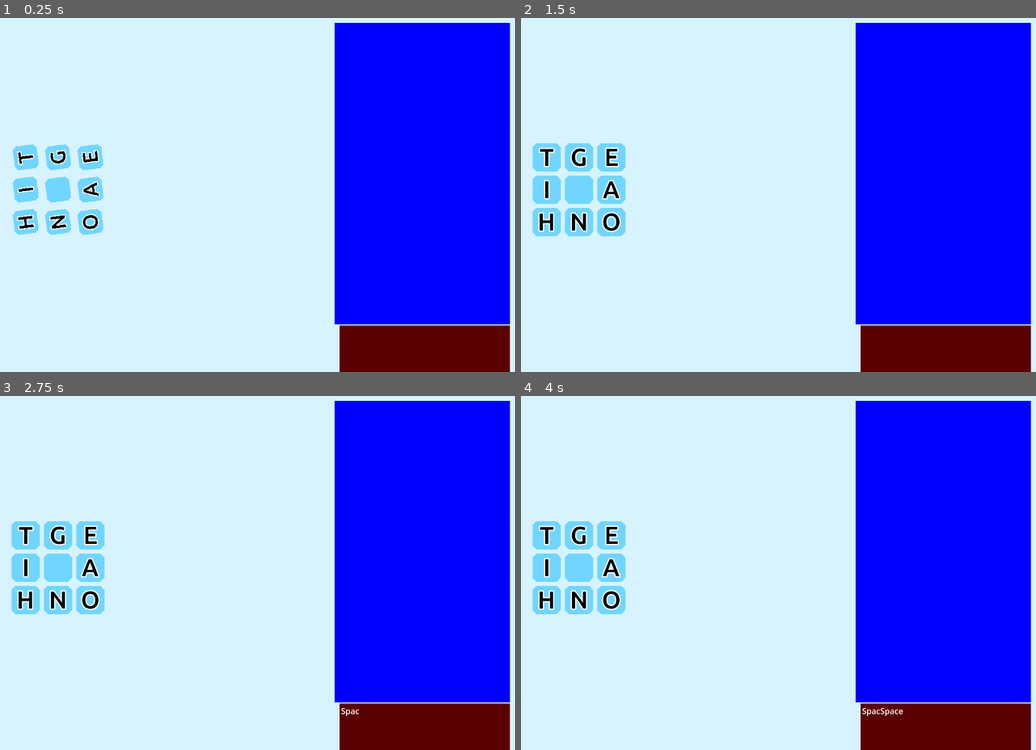
Above: before the commit, frames 1-4 (two rows, left to right).
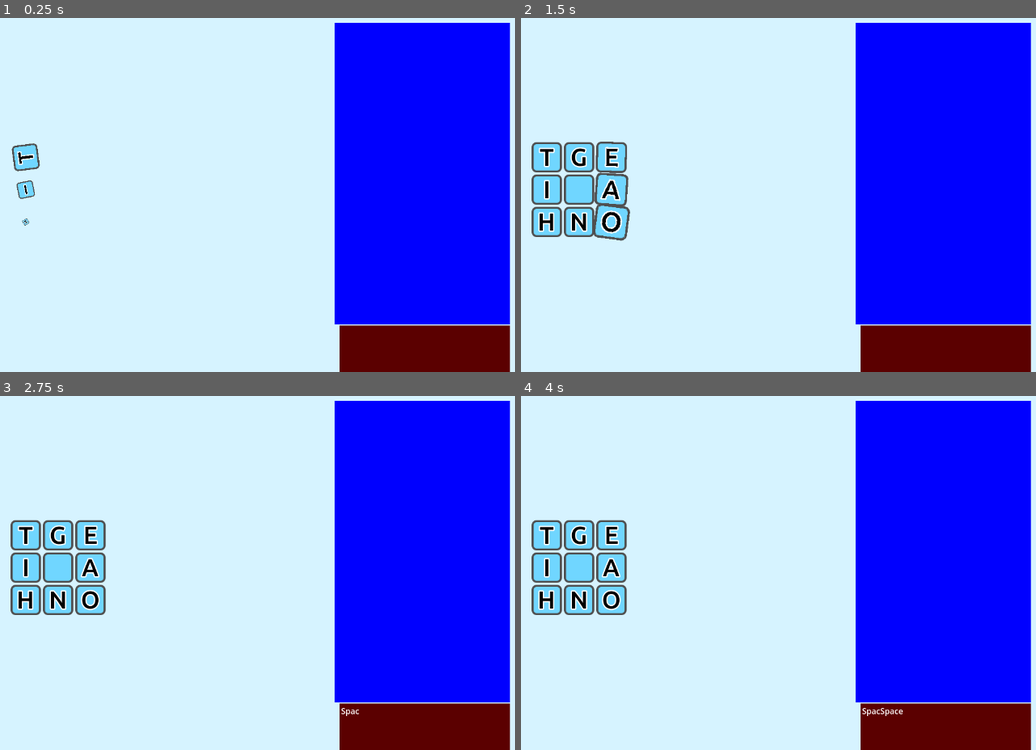
Above: after the commit, the same moments.

Repository: daoudclarke/word-search-extreme
Game: Godot game, scene res://word_search.tscn
Same seed, same stepped clock (60 frames per second), same inputs: the game is played once before the commit and once after it.
Inputs:
- Up to frame 1 (0.25 s): no input
- Up to frame 2 (1.5 s): tap Enter at 0.5, 0.6, 1.35 s
- Up to frame 3 (2.75 s): tap Space at 2 s; tap Backspace at 2.1 s; tap Enter at 2.3 s
- Up to frame 4 (4 s): tap Enter at 2.75, 2.85, 3.6 s; tap Space at 3.5 s

The runs differ from the first frame. In frame 1, 2.5% of the frame differs, in the area x 2-21%, y 35-62%; in frame 2, 1.6%; in frame 3, 1.3%; in frame 4, 1.3%.

Commit message:
Change graphics, ad delay

Diff:
--- a/letter.gd
+++ b/letter.gd
@@ -14,6 +14,7 @@
 @export var used_7_color: Color
 
 
+var delay: float
 var location: Vector2i
 var letter: String
 var status: int = 0
@@ -34,9 +35,11 @@
 	else:
 		letter = "BCDFGJKLMPQUVWXYZ"[randi_range(0, 16)]
 	set_status(0)
+	set_used_status(0)
 	set_letter(letter)
 	scale = Vector2(0, 0)
 	var tween = create_tween()
+	tween.tween_interval(delay)
 	tween.set_trans(Tween.TRANS_SINE)
 	tween.set_ease(Tween.EASE_OUT)
 	tween.tween_property(self, "scale", Vector2(1.2, 1.2), 0.5)
@@ -45,6 +48,7 @@
 
 	rotation = -2*PI
 	var tween2 = create_tween()
+	tween2.tween_interval(delay)
 	tween2.set_trans(Tween.TRANS_SINE)
 	tween2.set_ease(Tween.EASE_OUT)
 	tween2.tween_property(self, "rotation", 0.2, 0.5)
@@ -63,11 +67,12 @@
 		0: color = default_background_color
 		1: color = highlighted_color
 		2: color = current_color
-	$Tile.color = color
+	#$Tile.color = color
+	$Sprite2D.self_modulate = color
 
 	if status > 0:
 		$Label.label_settings = $Label.label_settings.duplicate()
-		$Label.label_settings.shadow_offset = Vector2(4, 3)
+		$Label.label_settings.shadow_offset = Vector2(5, 4)
 	else:
 		$Label.label_settings.shadow_offset = Vector2(0, 0)
 
@@ -82,7 +87,7 @@
 		2: color = used_5_color
 		3: color = used_7_color
 	z_index = 10 + used_status
-	$Outline.color = color
+	$Outline.self_modulate = color
 	queue_redraw()
 
 func set_letter(s: String):
--- a/letter.tscn
+++ b/letter.tscn
@@ -1,8 +1,10 @@
-[gd_scene load_steps=7 format=3 uid="uid://ju27lbhesixa"]
+[gd_scene load_steps=9 format=3 uid="uid://ju27lbhesixa"]
 
 [ext_resource type="Script" path="res://letter.gd" id="1_a0kmb"]
 [ext_resource type="FontFile" uid="uid://bkkfrghux07sr" path="res://Abaddon Bold.ttf" id="2_cja8l"]
 [ext_resource type="FontFile" uid="uid://ek174ejk72jh" path="res://Ubuntu-Medium.ttf" id="3_ke7xd"]
+[ext_resource type="Texture2D" uid="uid://vnx8c6h1skdm" path="res://tile.png" id="4_ibk8s"]
+[ext_resource type="Texture2D" uid="uid://c0qh122eimv6c" path="res://outline.png" id="5_4fsco"]
 
 [sub_resource type="StyleBoxFlat" id="StyleBoxFlat_u1qck"]
 corner_radius_top_left = 20
@@ -30,7 +32,7 @@
 default_background_color = Color(0.439216, 0.839216, 1, 1)
 highlighted_color = Color(0, 0.686275, 0.960784, 1)
 current_color = Color(0, 0.572549, 0.8, 1)
-unused_color = Color(0.439216, 0.839216, 1, 1)
+unused_color = Color(0.31, 0.31, 0.31, 1)
 used_color = Color(1, 0.439216, 0.65098, 1)
 used_5_color = Color(1, 0.278431, 0.556863, 1)
 used_7_color = Color(0.960784, 0, 0.368627, 1)
@@ -42,12 +44,8 @@
 theme = SubResource("Theme_sthtt")
 color = Color(0.772549, 0.686275, 0.643137, 1)
 
-[node name="Outline" type="Polygon2D" parent="."]
-z_index = 10
-color = Color(0.439216, 0.839216, 1, 1)
-polygon = PackedVector2Array(28, -20, 28, 20, 20, 28, -20, 28, -28, 20, -28, -20, -20, -28, 20, -28)
-
 [node name="Tile" type="Polygon2D" parent="."]
+visible = false
 z_index = 20
 scale = Vector2(0.786, 0.786)
 color = Color(0.839216, 0.952941, 1, 1)
@@ -64,3 +62,9 @@
 horizontal_alignment = 1
 vertical_alignment = 1
 metadata/_edit_use_anchors_ = true
+
+[node name="Sprite2D" type="Sprite2D" parent="."]
+texture = ExtResource("4_ibk8s")
+
+[node name="Outline" type="Sprite2D" parent="."]
+texture = ExtResource("5_4fsco")
--- a/word_search.gd
+++ b/word_search.gd
@@ -16,9 +16,11 @@
 
 # Called when the node enters the scene tree for the first time.
 func _ready() -> void:
+	var delay = 0.0
 	for i in range((SIZE.x - 1) / 2 - 1, (SIZE.x - 1) / 2 + 2):
 		for j in range((SIZE.y - 1) / 2 - 1, (SIZE.y - 1) / 2 + 2):
-			new_letter(Vector2i(i, j))
+			new_letter(Vector2i(i, j), delay)
+			delay += 0.1
 
 	print("Cells", cells)
 
@@ -47,9 +49,10 @@
 	Vector2i(9, 1): null, Vector2i(9, 5): null, Vector2i(9, 9): null,
 }
 
-func new_letter(location: Vector2i):
+func new_letter(location: Vector2i, delay: float):
 	var letter: Letter = letter_scene.instantiate()
 	letter.location = location
+	letter.delay = delay
 	letter.position = Vector2(64 * location.x, 64*location.y)
 
 	add_child(letter)
@@ -103,13 +106,15 @@
 				letter_sequences.shuffle()
 				for sequence in letter_sequences:
 					var i = 0
+					var delay = 0.0
 					for letter: Letter in sequence:
 						if letter.used_status == 0:
 							letter.set_used_status(1)
 							for relative in RELATIVES:
 								var new_key = letter.location + relative
 								if new_key not in cells and new_key.x >= 0 and new_key.y >= 0 and new_key.x < SIZE.x and new_key.y < SIZE.y:
-									new_letter(new_key)
+									new_letter(new_key, delay)
+									delay += 0.1
 						if letter.letter == "":
 							letter.set_letter(word[i])
 						i += 1
Binary file added: outline.png
Not shown, added: outline.png.import
Binary file added: tile.png
Not shown, added: tile.png.import
